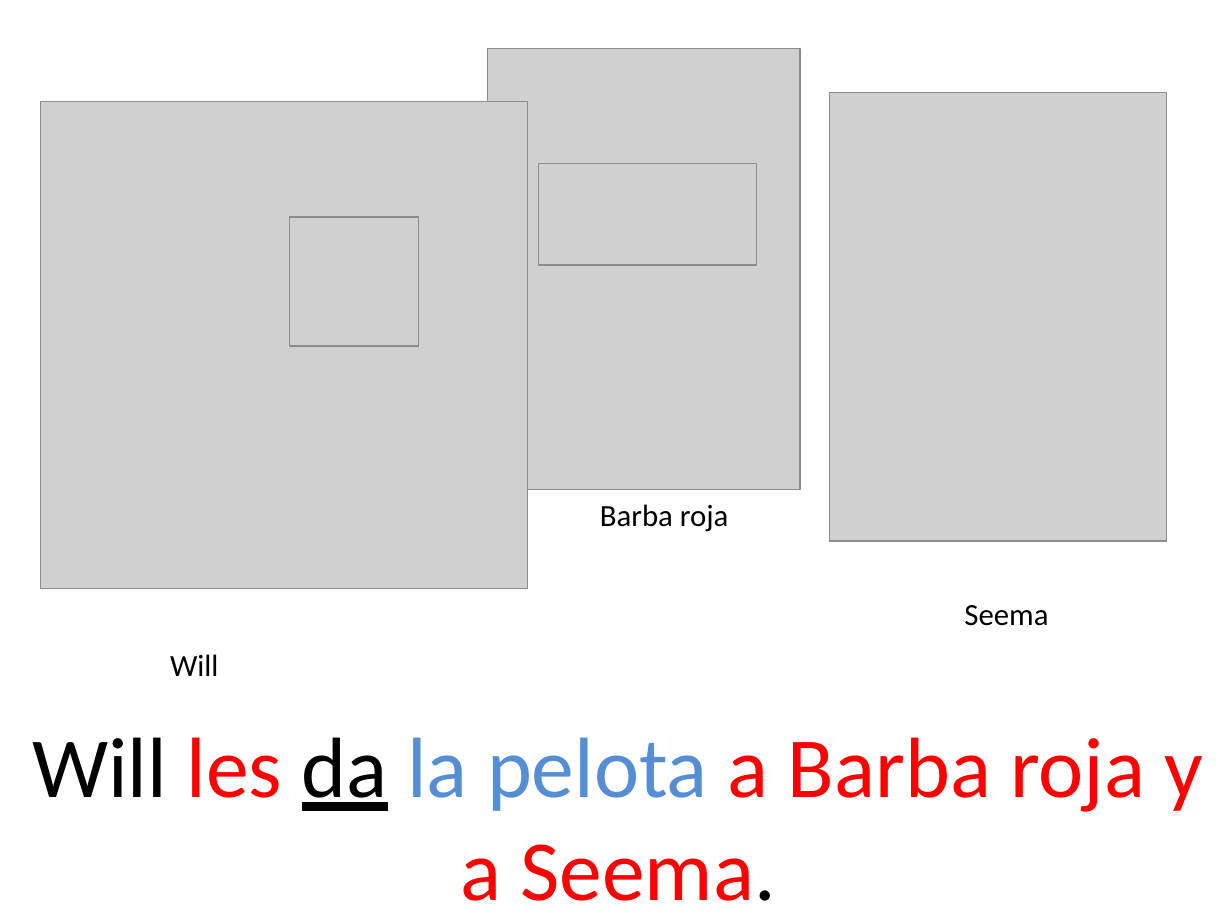
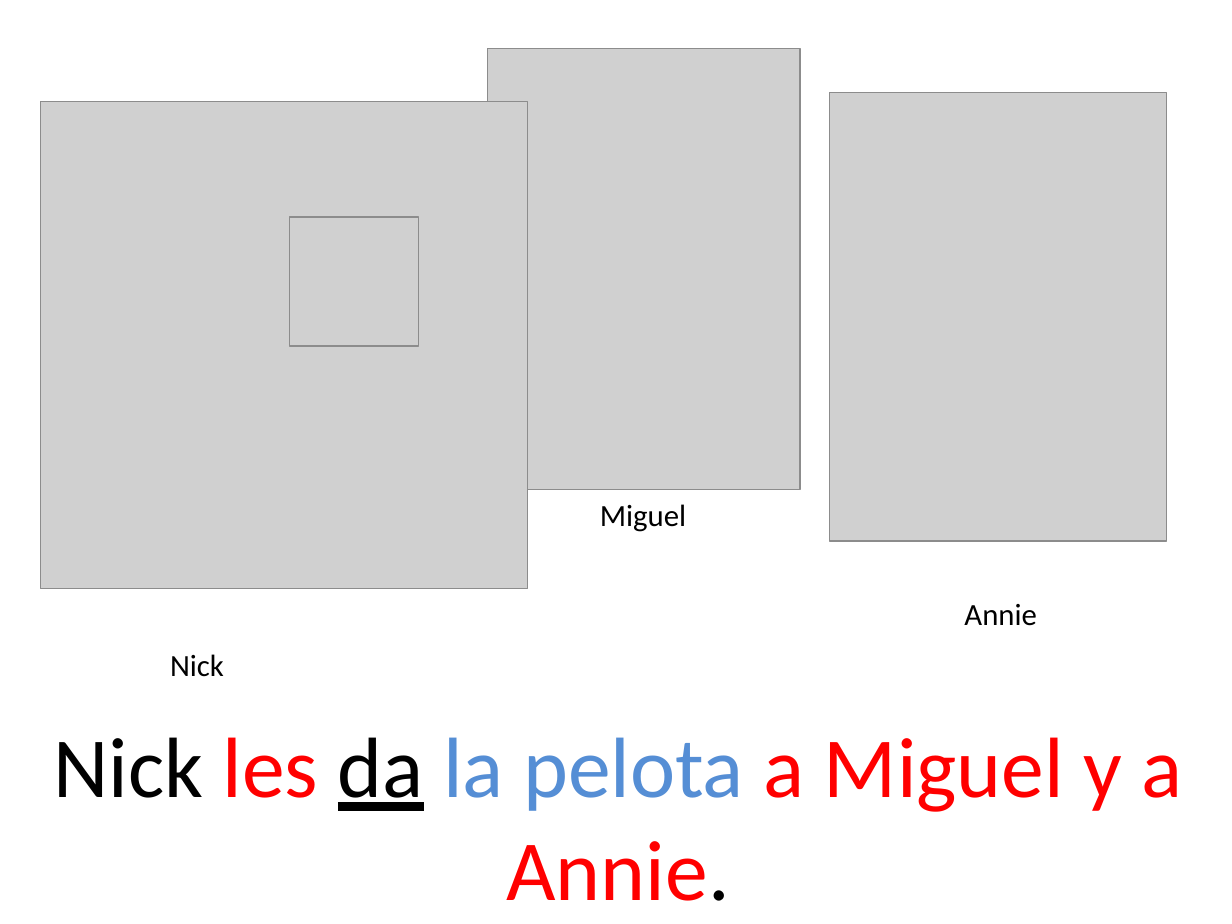
Before and after one commit to midd-teaching/1_5_recursos, a slide deck: slide 9 of archive/midd_comunicacion_1_5_2018/slides/cap8/assets/ejercicios/cdci.pptx. Drawn at 1232x924 pixels with LibreOffice and Linux fonts; fonts in the diff are those of the drawing; grey boxes stand for pictures. Boxes give left, top, right and bottom in pixels: in the first picture for what was removed or moved away, otherwise in the second. Text is boxed around its words. In the diff, an @@ line names an element or a change of style, - is before the commit and + after.

```diff
--- a/archive/midd_comunicacion_1_5_2018/slides/cap8/assets/ejercicios/cdci.pptx
+++ b/archive/midd_comunicacion_1_5_2018/slides/cap8/assets/ejercicios/cdci.pptx
@@ picture removed at <box>538,164,756,265</box> @@
@@ text at <box>600,504,686,532</box>: text changed @@
-Barba roja
+Miguel
@@ text at <box>964,604,1036,626</box>: text changed @@
-Seema
+Annie
@@ text at <box>170,654,224,677</box>: text changed @@
-Will
+Nick
@@ text at <box>53,737,1182,901</box>: text changed @@
-Will les da la pelota a Barba roja y a Seema.
+Nick les da la pelota a Miguel y a Annie.
```
Also in this commit, not shown: 13 other slides changed, 2 slides added, 2 slides removed, 14 other files.
